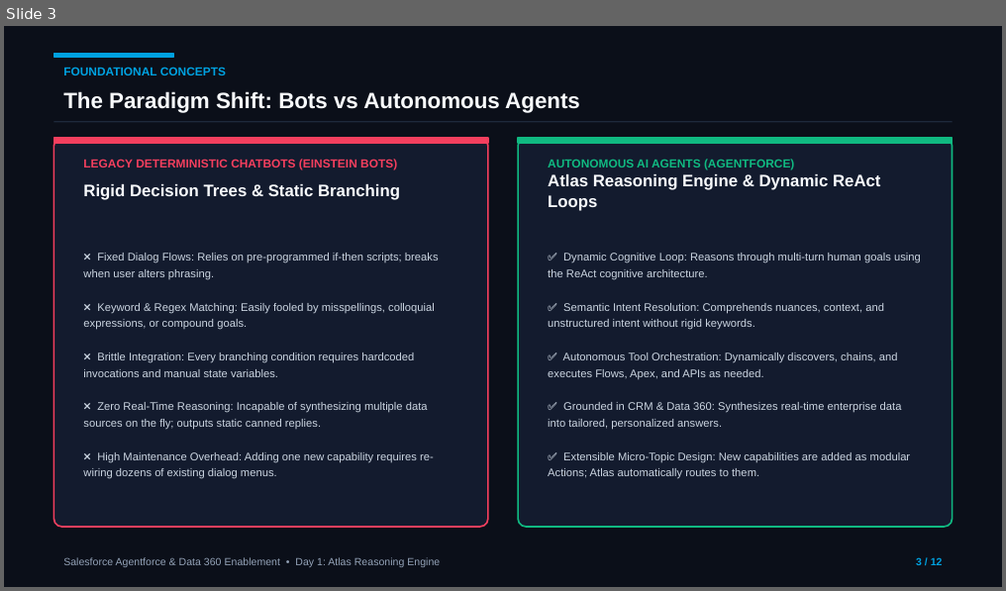
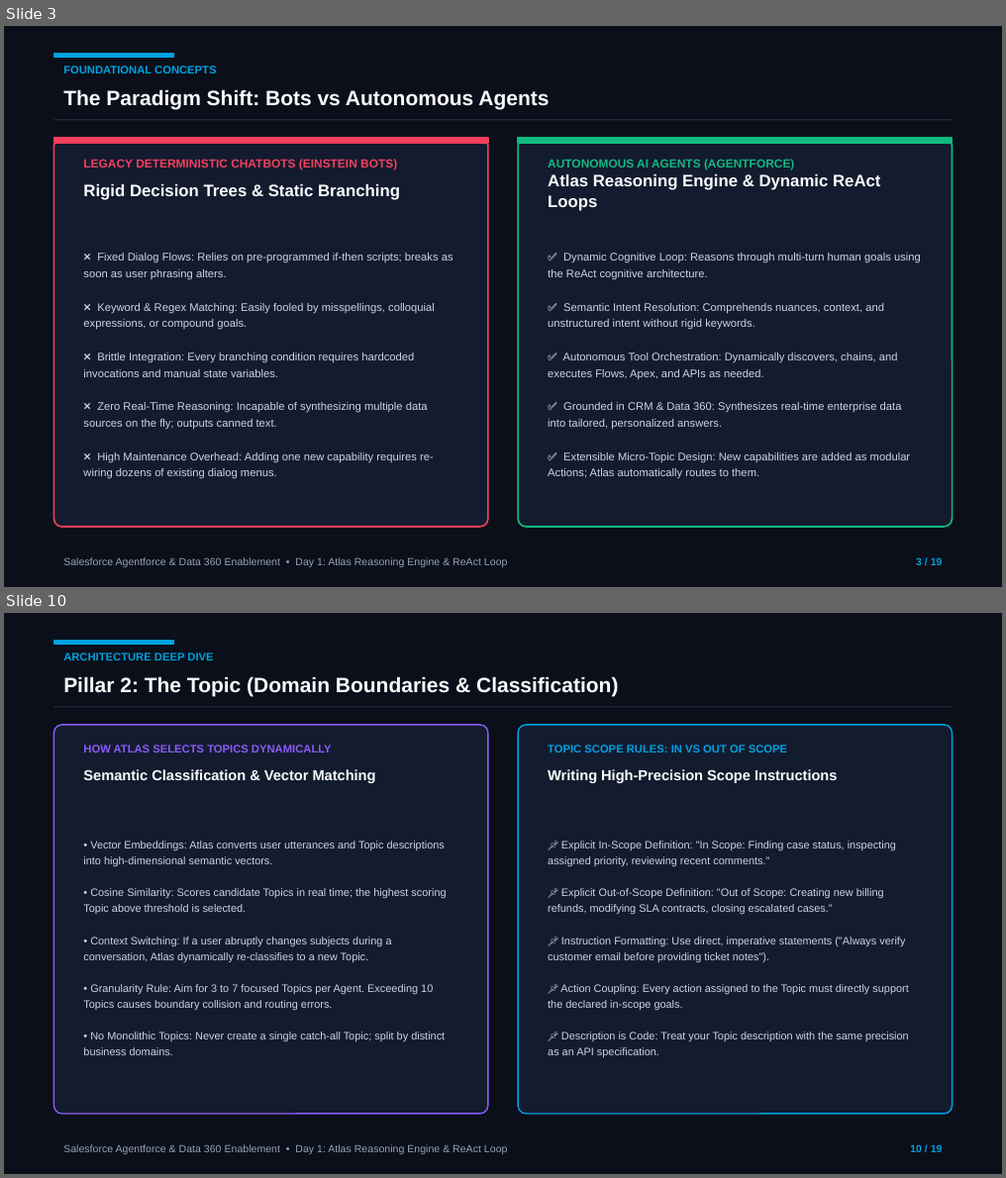
Before and after one commit to MohnishTak2725/agentforce-data360-workbench, a slide deck: Day-1-Atlas-Reasoning-Engine.pptx. Shown one above the other, each under a label of ours: slide 3 before the commit, slides 3 and 10 after it; the slides between them are not shown. The pictures are 1006x591 and 1006x1178 pixels, drawn with LibreOffice and Linux fonts; fonts in the diff are those of the drawing. Boxes give left, top, right and bottom in pixels: in the first picture for what was removed or moved away, otherwise in the second. Text is boxed around its words. In the diff, an @@ line names an element or a change of style, - is before the commit and + after.

```diff
--- a/Day-1-Atlas-Reasoning-Engine.pptx
+++ b/Day-1-Atlas-Reasoning-Engine.pptx
@@ slide 10 added at (4,613,1002,1174), background #0B0F19 @@
@@ rectangle added at (54,641,173,644), fill #00A1E0, outline #00A1E0 1 pt @@
@@ text added at (63,653,213,663), 8 pt, text #00A1E0, bold @@
+ARCHITECTURE DEEP DIVE
@@ text added at (63,676,618,696), 15 pt, text #F8FAFC, bold @@
+Pillar 2: The Topic (Domain Boundaries & Classification)
@@ line added from (54, 707) to (952, 707), #1E293B 1 pt @@
@@ rounded rectangle added at (54,725,488,1114), fill #131B2E, outline #8B5CF6 1 pt @@
@@ rounded rectangle added at (518,725,952,1114), fill #131B2E, outline #00A1E0 1 pt @@
@@ text added at (83,745,332,753), 8 pt, text #8B5CF6, bold @@
+HOW ATLAS SELECTS TOPICS DYNAMICALLY
@@ text added at (548,745,787,753), 8 pt, text #00A1E0, bold @@
+TOPIC SCOPE RULES: IN VS OUT OF SCOPE
@@ text added at (83,769,376,783), 10.5 pt, text #F8FAFC, bold @@
+Semantic Classification & Vector Matching
@@ text added at (548,769,838,783), 10.5 pt, text #F8FAFC, bold @@
+Writing High-Precision Scope Instructions
@@ text added at (83,841,446,1056), 7.8 pt, text #CBD5E1 @@
+• Vector Embeddings: Atlas converts user utterances and Topic descriptions into high-dimensional semantic vectors.
+• Cosine Similarity: Scores candidate Topics in real time; the highest scoring Topic above threshold is selected.
+• Context Switching: If a user abruptly changes subjects during a conversation, Atlas dynamically re-classifies to a new Topic.
+• Granularity Rule: Aim for 3 to 7 focused Topics per Agent. Exceeding 10 Topics causes boundary collision and routing errors.
+• No Monolithic Topics: Never create a single catch-all Topic; split by distinct business domains.
@@ text added at (548,841,909,1059), 7.8 pt, text #CBD5E1 @@
+📌 Explicit In-Scope Definition: "In Scope: Finding case status, inspecting assigned priority, reviewing recent comments."
+📌 Explicit Out-of-Scope Definition: "Out of Scope: Creating new billing refunds, modifying SLA contracts, closing escalated cases."
+📌 Instruction Formatting: Use direct, imperative statements ("Always verify customer email before providing ticket notes").
+📌 Action Coupling: Every action assigned to the Topic must directly support the declared in-scope goals.
+📌 Description is Code: Treat your Topic description with the same precision as an API specification.
@@ text added at (63,1145,507,1155), 7.5 pt, text #94A3B8 @@
+Salesforce Agentforce & Data 360 Enablement • Day 1: Atlas Reasoning Engine & ReAct Loop
@@ text added at (910,1145,943,1153), 7.5 pt, text #00A1E0, bold @@
+10 / 19
@@ slide 3 changed as well @@
@@ text "FOUNDATIONAL CONCEPTS" at (63,66,216,74): size 8.5 to 8 pt @@
@@ text "The Paradigm Shift: Bots vs ..." at (63,89,548,109): size 16 to 15 pt @@
@@ text at (83,253,453,279): text changed @@
-❌ Fixed Dialog Flows: Relies on pre-programmed if-then scripts; breaks when user alters phrasing.
+❌ Fixed Dialog Flows: Relies on pre-programmed if-then scripts; breaks as soon as user phrasing alters.
@@ text at (83,402,428,429): text changed @@
-❌ Zero Real-Time Reasoning: Incapable of synthesizing multiple data sources on the fly; outputs static canned replies.
+❌ Zero Real-Time Reasoning: Incapable of synthesizing multiple data sources on the fly; outputs canned text.
@@ text at (63,558,507,568): text changed @@
-Salesforce Agentforce & Data 360 Enablement • Day 1: Atlas Reasoning Engine
+Salesforce Agentforce & Data 360 Enablement • Day 1: Atlas Reasoning Engine & ReAct Loop
```
Also in this commit, not shown: 11 other slides changed, 6 other slides added.
